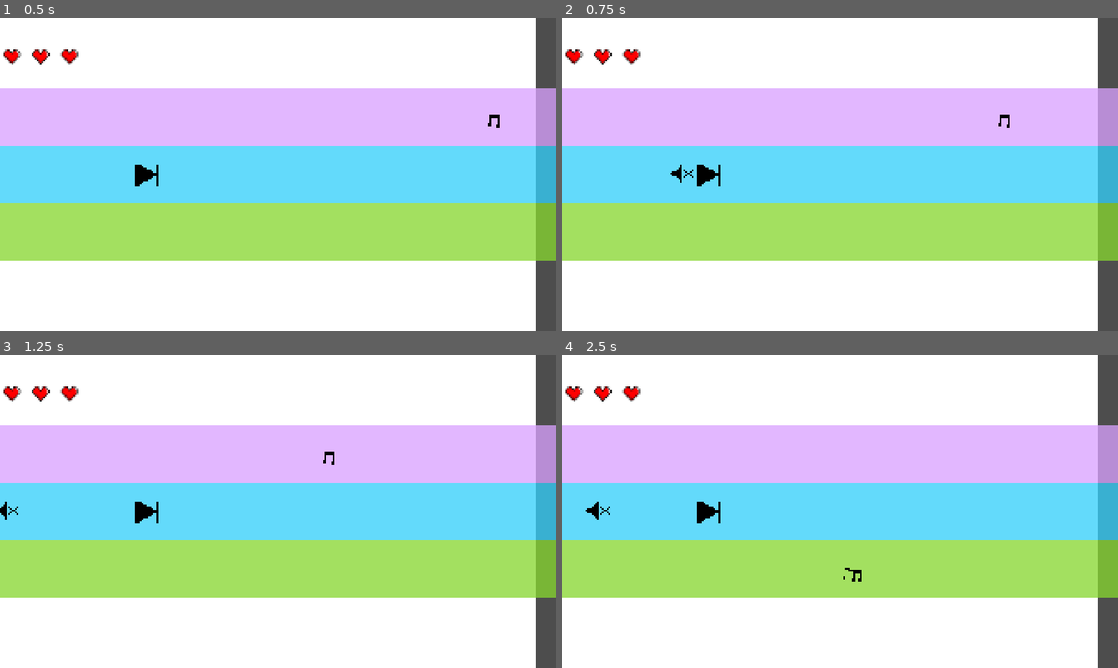
Above: before the commit, frames 1-4 (two rows, left to right).
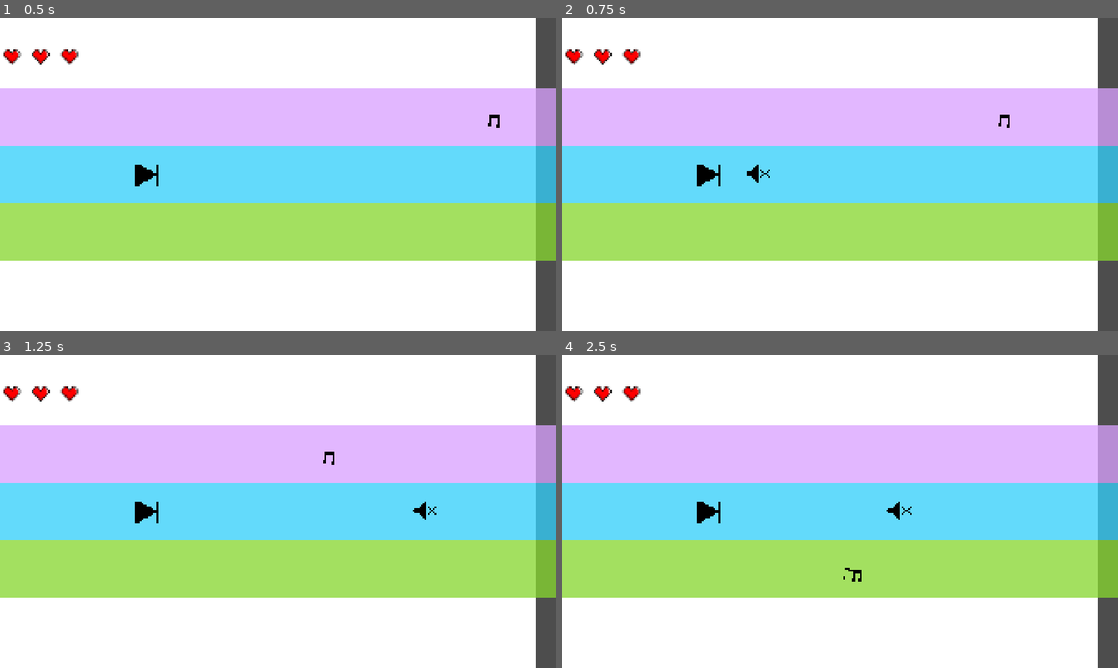
Above: after the commit, the same moments.

Repository: chorwat2137/haven-2026
Game: Godot game, scene res://scenes/main.tscn
The game is run twice, just before and just after one commit, with the same random seed, the same clock (stepped at 60 frames per second) and the same inputs.
Inputs:
- Up to frame 1 (0.5 s): no input
- Up to frame 2 (0.75 s): tap Enter (ui_accept) at 0.5 s; hold Right (ui_right) from 0.53 s (still down); tap Space (shoot) at 0.6 s
- Up to frame 3 (1.25 s): keep holding Right (ui_right); tap Enter (ui_accept) at 0.77 s
- Up to frame 4 (2.5 s): tap Space (shoot) at 1.35, 2.1 s; tap Enter (ui_accept) at 1.52 s; release Right (ui_right) at 2.03 s; hold Left (ui_left) from 2.03 s (still down)

Frame 1 is identical in both runs. In frame 2, 0.1% of the frame differs, in the area x 19-38%, y 46-53%; in frame 3, 0.1%; in frame 4, 0.2%, in the area x 4-63%, y 46-53%.
Error before the commit: Parse Error: Expected ":" after "if" condition. (res://scripts/mojpocisk.gd:21)

Commit message:
Automatic sync

Diff:
--- a/scripts/mojpocisk.gd
+++ b/scripts/mojpocisk.gd
@@ -18,7 +18,7 @@
 # Called every frame. 'delta' is the elapsed time since the previous frame.
 func _process(delta: float) -> void:
 	position.x += get_parent().speed * 2
-	if position.x  < get_parent().get_node("Player").position.x  or position.x > get_parent().get_node("Player").position.x screen_size.x:
+	if position.x  < get_parent().get_node("Player").position.x  or position.x > get_parent().get_node("Player").position.x + screen_size.x:
 		print("zmywam się stąd")
 		self.queue_free()
 
